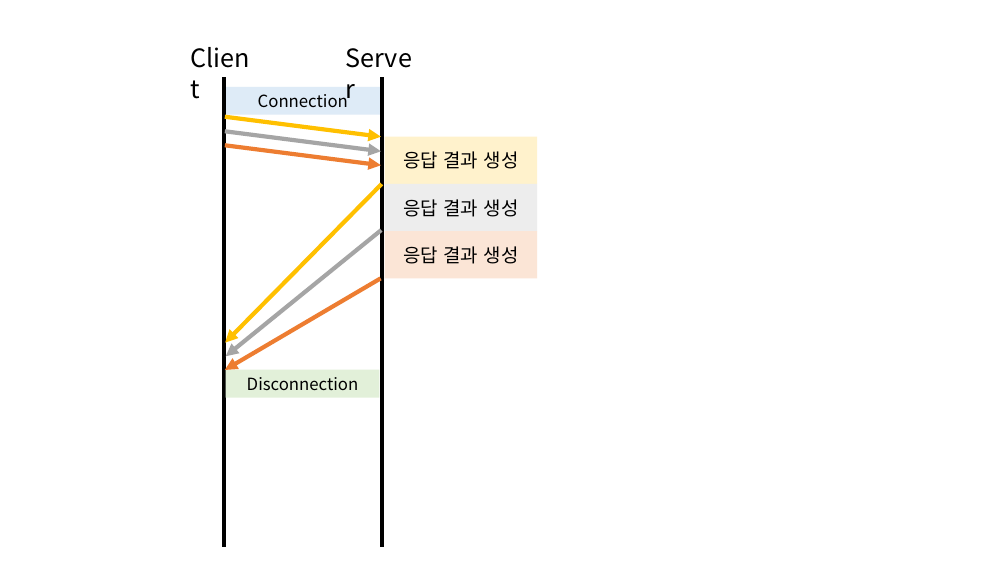
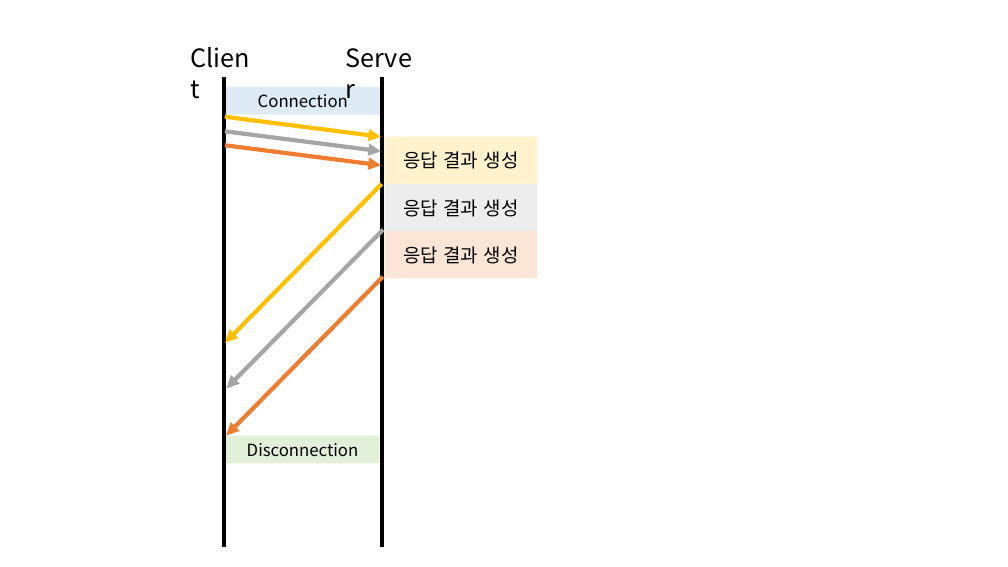
Before and after one commit to beomy/beomy.github.io, a slide deck: slide 4 of static/assets/img/posts/etc/http-version.pptx. Drawn at 1008x567 pixels with LibreOffice and Linux fonts; fonts in the diff are those of the drawing. Boxes give left, top, right and bottom in pixels: in the first picture for what was removed or moved away, otherwise in the second. Text is boxed around its words. In the diff, an @@ line names an element or a change of style, - is before the commit and + after.

```diff
--- a/static/assets/img/posts/etc/http-version.pptx
+++ b/static/assets/img/posts/etc/http-version.pptx
@@ arrow moved from (381, 230) - (226, 356) to (383, 230) - (227, 389) @@
@@ arrow moved from (380, 278) - (225, 370) to (383, 277) - (226, 436) @@
@@ rectangle "Disconnection": place and size @@
-rectangle "Disconnection" at (226,370,380,398)
+rectangle "Disconnection" at (226,436,380,464)
```
Also in this commit, not shown: 2 other files.
